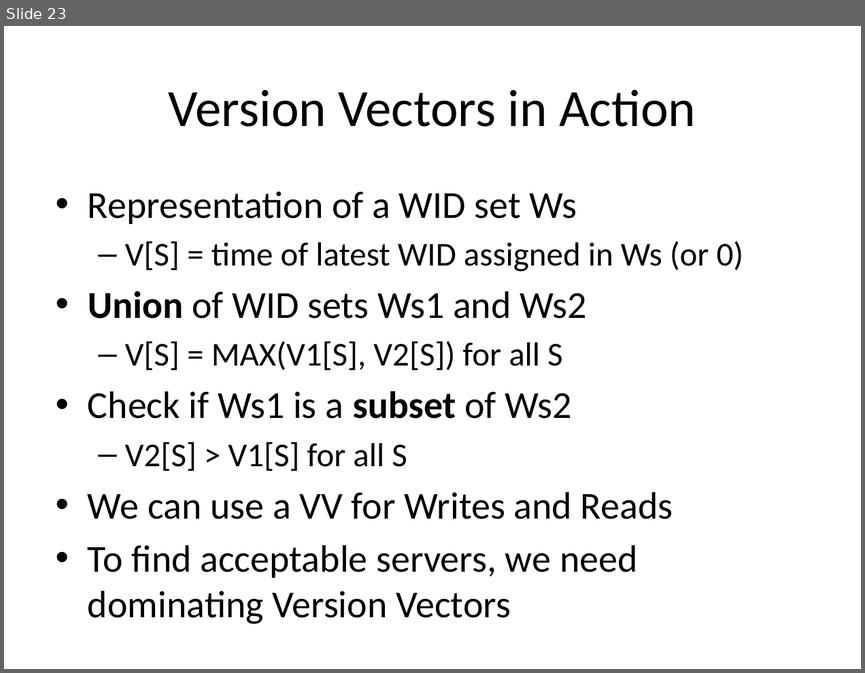
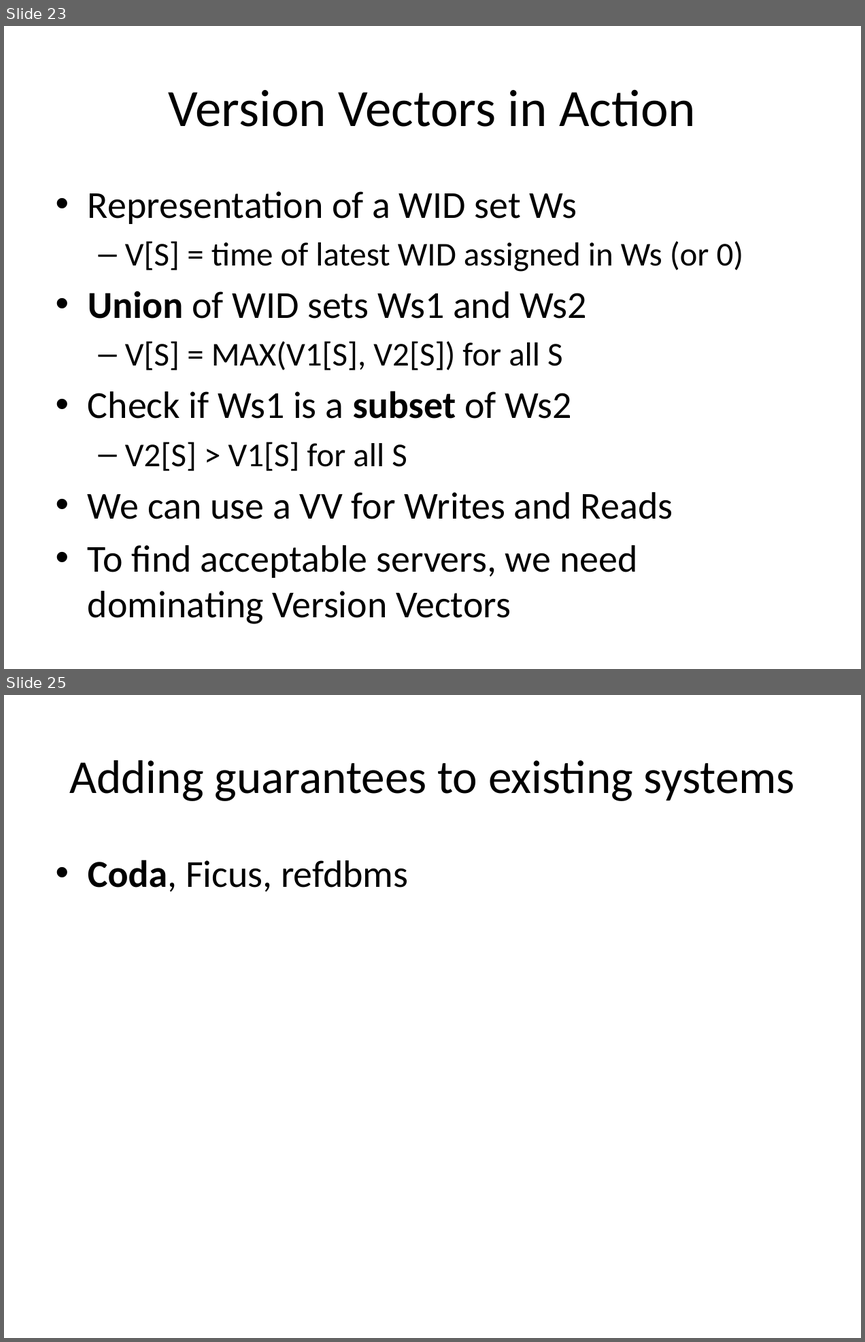
Before and after one commit to balidani/bomberman, a slide deck: presentation/slides_daniel.pptx. Shown one above the other, each under a label of ours: slide 23 before the commit, slides 23 and 25 after it; the slides between them are not shown. The pictures are 865x673 and 865x1342 pixels, drawn with LibreOffice and Linux fonts; fonts in the diff are those of the drawing. Boxes give left, top, right and bottom in pixels: in the first picture for what was removed or moved away, otherwise in the second. Text is boxed around its words. In the diff, an @@ line names an element or a change of style, - is before the commit and + after.

```diff
--- a/presentation/slides_daniel.pptx
+++ b/presentation/slides_daniel.pptx
@@ slide 25 added at (4, 695, 861, 1338), background #FFFFFF @@
@@ title added at (69, 760, 795, 801), 39.6 pt, text #000000 @@
+Adding guarantees to existing systems
@@ text added at (88, 860, 408, 892), 32 pt, text #000000 @@
+• Coda, Ficus, refdbms
```
Also in this commit, not shown: 1 other slide added.
